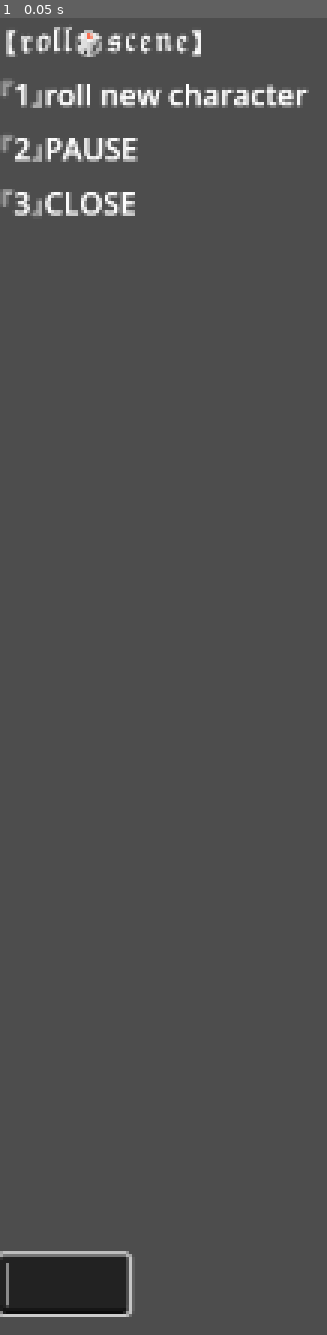
Above: before the commit, frame 1.
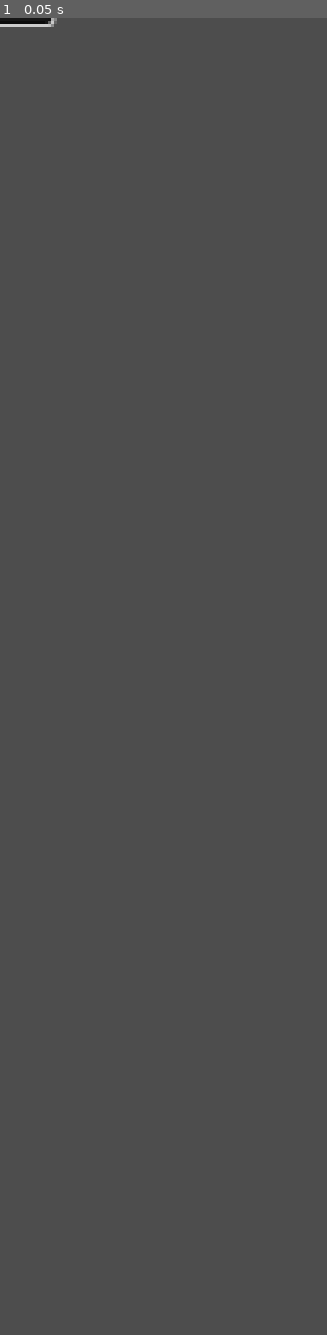
Above: after the commit, the same moment.

Repository: muraglim/proto-arch
Game: Godot game, scene res://scenes/main.tscn
Same seed, same stepped clock (60 frames per second), same inputs: the game is played once before the commit and once after it.
Inputs:
- Up to frame 1 (0.05 s): no input

The runs differ from the first frame. In frame 1, 4.4% of the frame differs, in the area x 0-95%, y 0-99%.

Commit message:
fix: change roll_scene.tscn Node -> Control
changed as part of in-progress refactor to deparent Module from Daemon, changing Module to Control Node

main: misc scene changes

Diff:
--- a/scenes/main.tscn
+++ b/scenes/main.tscn
@@ -5,12 +5,16 @@
 [node name="Main" type="Node" unique_id=180705528]
 script = ExtResource("1_xiose")
 
-[node name="FrontContainer" type="Control" parent="." unique_id=781731410]
+[node name="FrontContainer" type="Control" parent="." unique_id=892697451]
 layout_mode = 3
 anchors_preset = 0
 
 [node name="BackContainer" type="Control" parent="." unique_id=767568886]
 layout_mode = 3
-anchors_preset = 0
+anchors_preset = 15
+anchor_right = 1.0
+anchor_bottom = 1.0
+grow_horizontal = 2
+grow_vertical = 2
 
 [node name="UnderContainer" type="Node" parent="." unique_id=1084785861]
--- a/scenes/roll_scene.tscn
+++ b/scenes/roll_scene.tscn
@@ -2,10 +2,13 @@
 
 [ext_resource type="Script" uid="uid://bfej6u3uh12yd" path="res://modules/roll_scene.gd" id="1_rp1qj"]
 
-[node name="RollScene" type="Node" unique_id=572883474]
+[node name="RollScene" type="Control" unique_id=176425038]
+layout_mode = 3
+anchors_preset = 0
 script = ExtResource("1_rp1qj")
 
 [node name="Display" type="VBoxContainer" parent="." unique_id=1720503624]
+layout_mode = 1
 anchors_preset = 15
 anchor_right = 1.0
 anchor_bottom = 1.0
